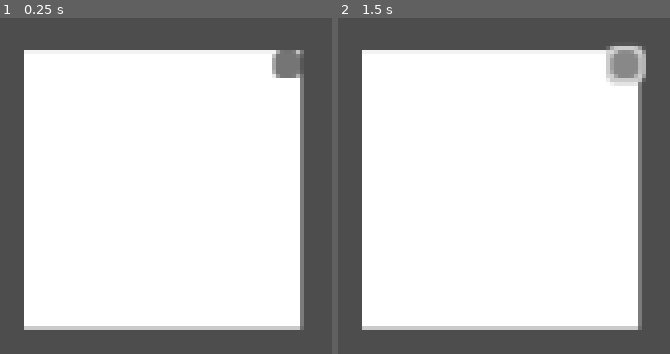
Above: before the commit, frames 1-2 (left to right).
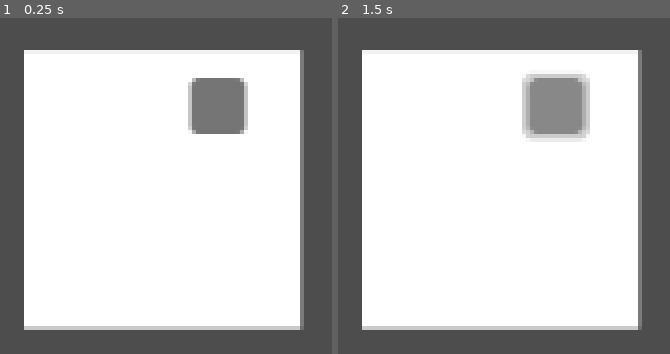
Above: after the commit, the same moments.

Repository: realJonathanZ/Godot-UI-archive
Game: Godot game, scene res://scenes/in_game_ui.tscn
Two runs of this game, one before a commit and one after it. Both use one fixed random seed, a clock stepped at 60 frames per second and the inputs below. The project has no main scene, so this scene is started directly.
Inputs (mouse positions are in pixels of both pictures, inside the frame that each line leads up to; where the layout moved, square brackets give the same spot in the first picture):
- Up to frame 1 (0.25 s): no input
- Up to frame 2 (1.5 s): click (557, 105) [626, 65] at 0.5 s; click (557, 105) [626, 65] at 1.25 s

The runs differ from the first frame. In frame 1, 3.7% of the frame differs, in the area x 56-92%, y 9-35%; in frame 2, 5.1%, in the area x 55-93%, y 8-36%.

Commit message:
left/top margin for margin container

Diff:
--- a/scenes/in_game_ui.tscn
+++ b/scenes/in_game_ui.tscn
@@ -27,9 +27,11 @@
 anchor_bottom = 1.0
 grow_horizontal = 2
 grow_vertical = 2
+theme_override_constants/margin_top = 10
+theme_override_constants/margin_right = 20
 
 [node name="Button" type="Button" parent="MarginContainer/VBoxContainer/ColorRect/MarginContainer"]
-custom_minimum_size = Vector2(10, 10)
+custom_minimum_size = Vector2(20, 20)
 layout_mode = 2
 size_flags_horizontal = 8
 size_flags_vertical = 0
